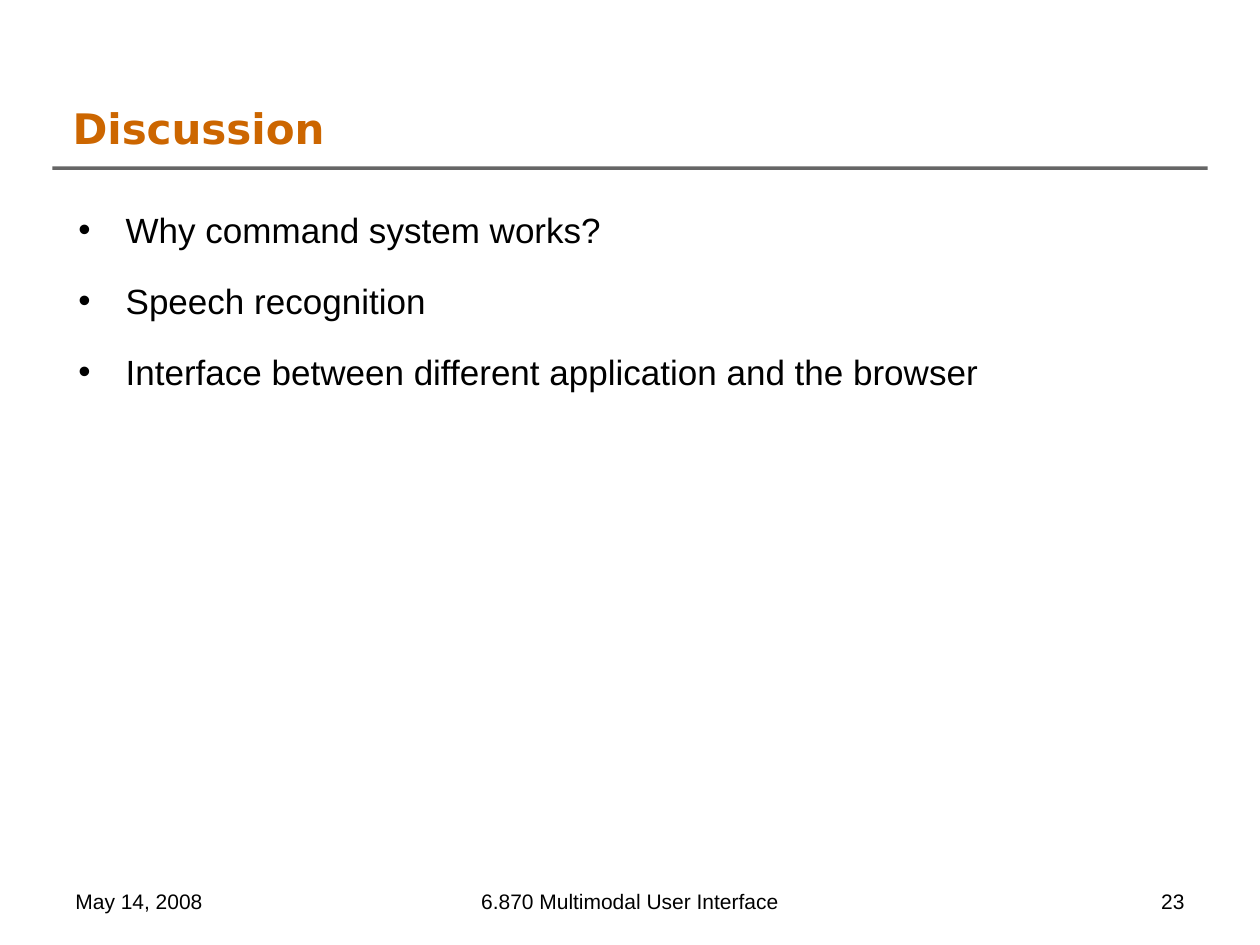
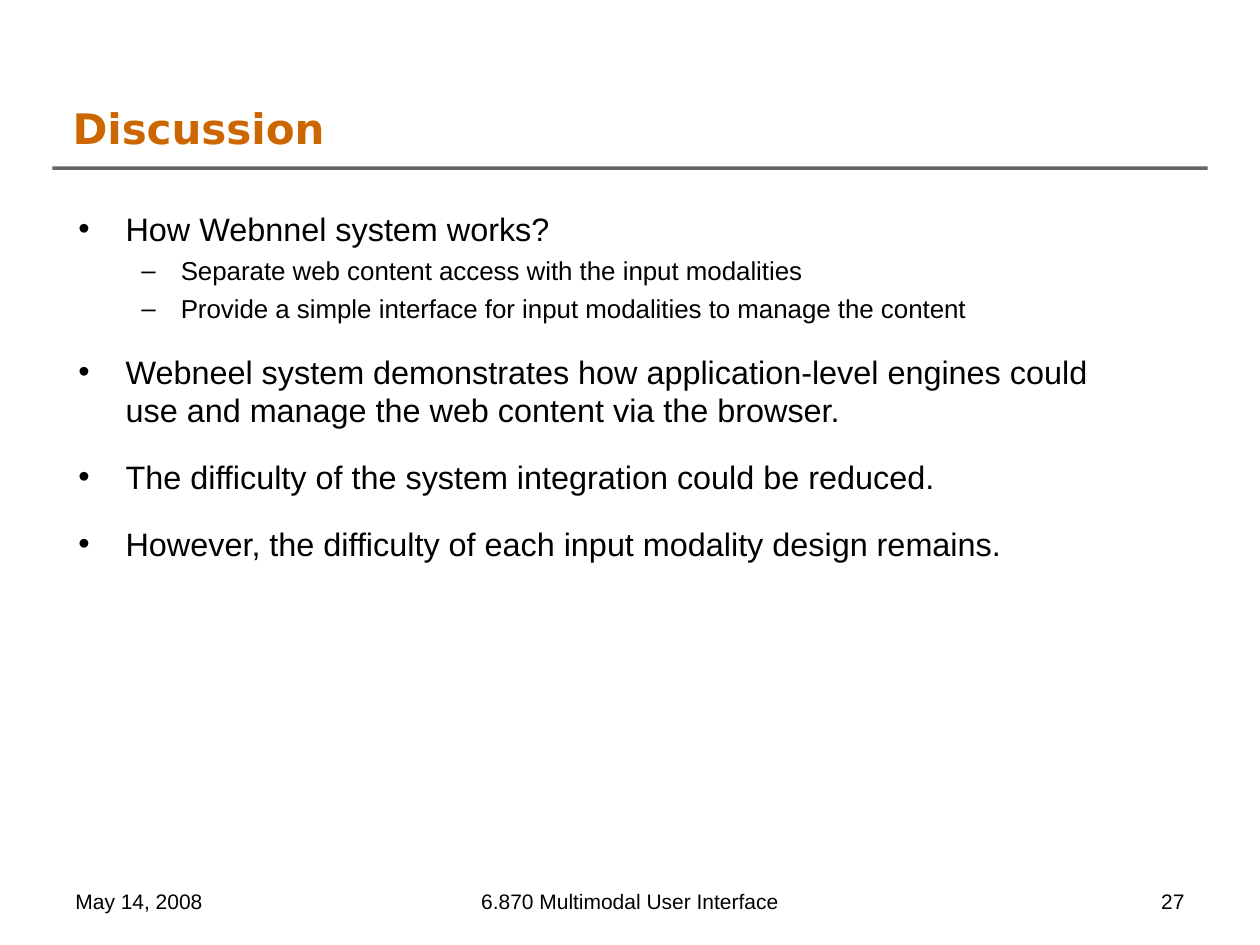
Before and after one commit to oshanis/webnnel, a slide deck: slide 27 of docs/6.870 Final Project Presentation.ppt (slide 23 before the commit). Drawn at 1260x945 pixels with LibreOffice and Linux fonts; fonts in the diff are those of the drawing; background and template pictures are left out. Boxes give left, top, right and bottom in pixels: in the first picture for what was removed or moved away, otherwise in the second. Text is boxed around its words. In the diff, an @@ line names an element or a change of style, - is before the commit and + after.

```diff
--- a/docs/6.870 Final Project Presentation.ppt
+++ b/docs/6.870 Final Project Presentation.ppt
@@ text at (126,217,1087,562): text changed; size 20 to 18.5 pt @@
-• Why command system works?
-• Speech recognition
-• Interface between different application and the browser
+• How Webnnel system works?
+  – Separate web content access with the input modalities
+  – Provide a simple interface for input modalities to manage the content
+• Webneel system demonstrates how application-level engines could use and manage the web content via the browser.
+• The difficulty of the system integration could be reduced.
+• However, the difficulty of each input modality design remains.
@@ page number at (1161,894,1184,909): text changed @@
-23
+27
```
Also in this commit, not shown: 8 other slides changed, 4 slides added.
